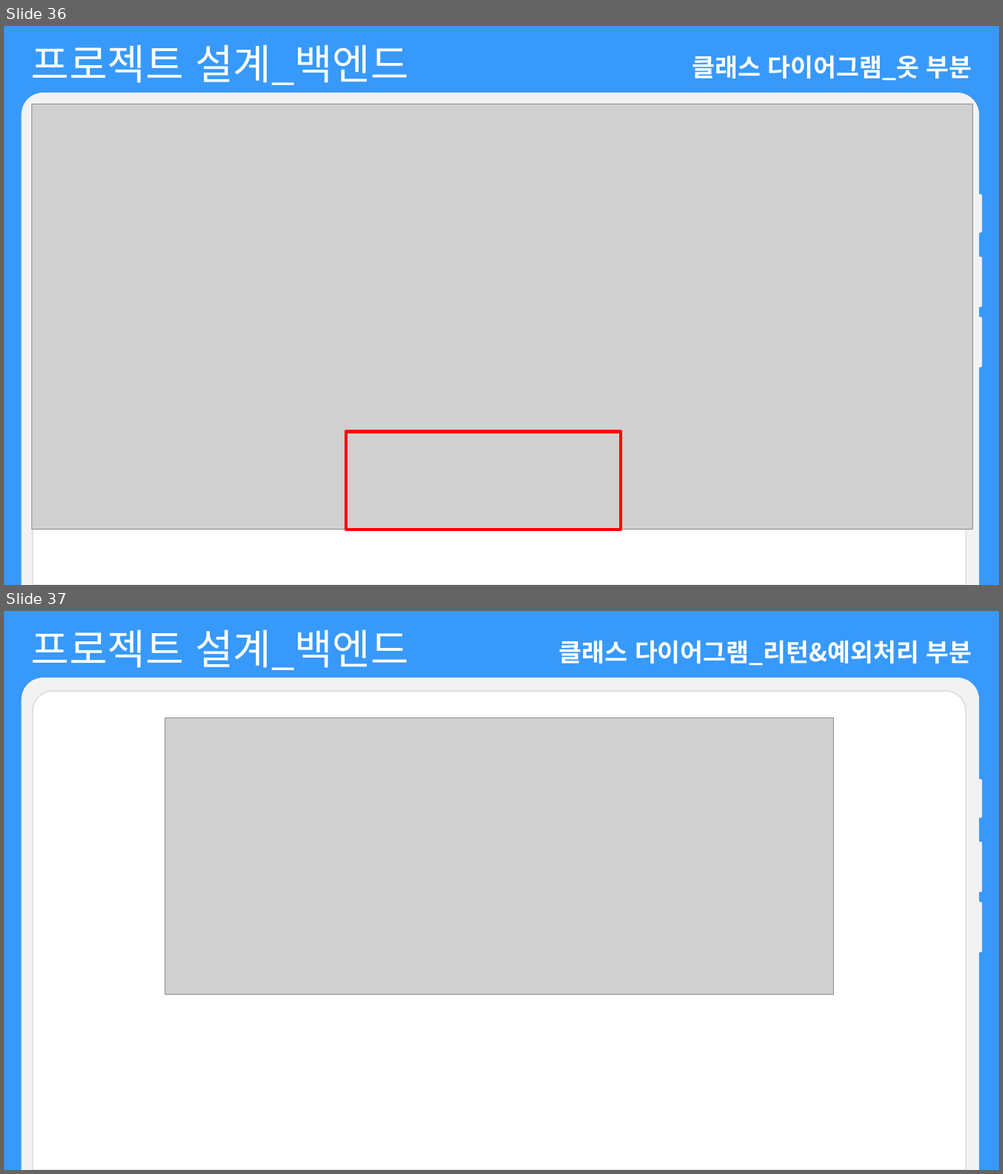
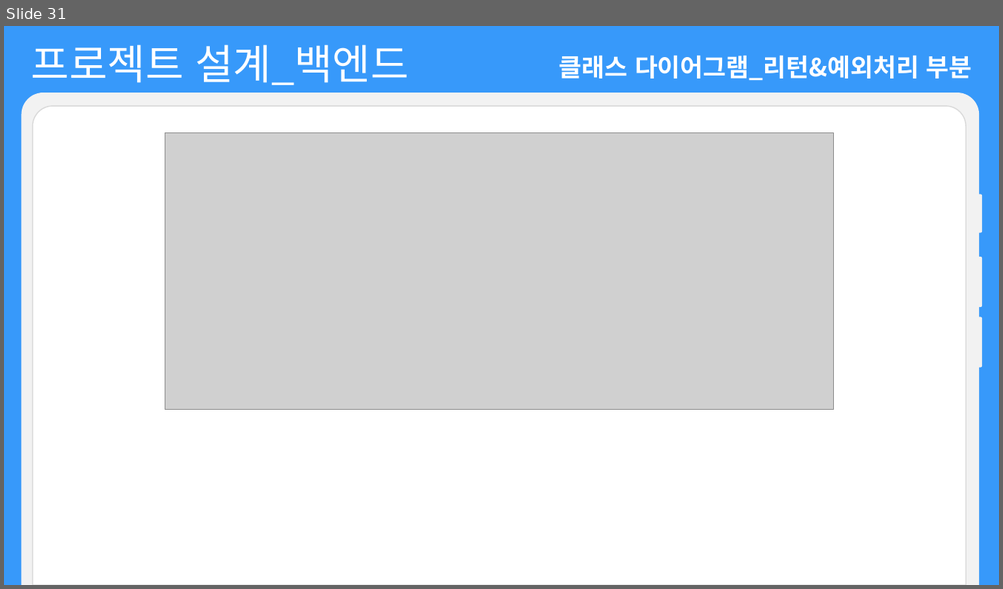
Before and after one commit to choign3123/SE_7, a slide deck: 발표/소프트웨어공학 발표_gn.pptx. Shown one above the other, each under a label of ours: slides 36 and 37 before the commit, slide 31 after it. The pictures are 1003x1174 and 1003x589 pixels, drawn with LibreOffice and Linux fonts; fonts in the diff are those of the drawing; grey boxes stand for pictures. Boxes give left, top, right and bottom in pixels: in the first picture for what was removed or moved away, otherwise in the second. Text is boxed around its words. In the diff, an @@ line names an element or a change of style, - is before the commit and + after.

```diff
--- a/발표/소프트웨어공학 발표_gn.pptx
+++ b/발표/소프트웨어공학 발표_gn.pptx
@@ slide 36 removed at (4,26,999,585), background #3799FA @@
@@ text removed at (31,44,409,85) @@
-프로젝트 설계_백엔드
@@ text removed at (691,56,971,80) @@
-클래스 다이어그램_옷 부분
@@ picture removed at (31,104,973,530) @@
@@ group removed at (21,93,982,585): 5 round same rects @@
@@ rectangle removed at (346,432,620,530) @@
@@ what was slide 37 is now slide 31 @@
```
Also in this commit, not shown: 3 slides changed, 23 other slides removed, 2 other files.
